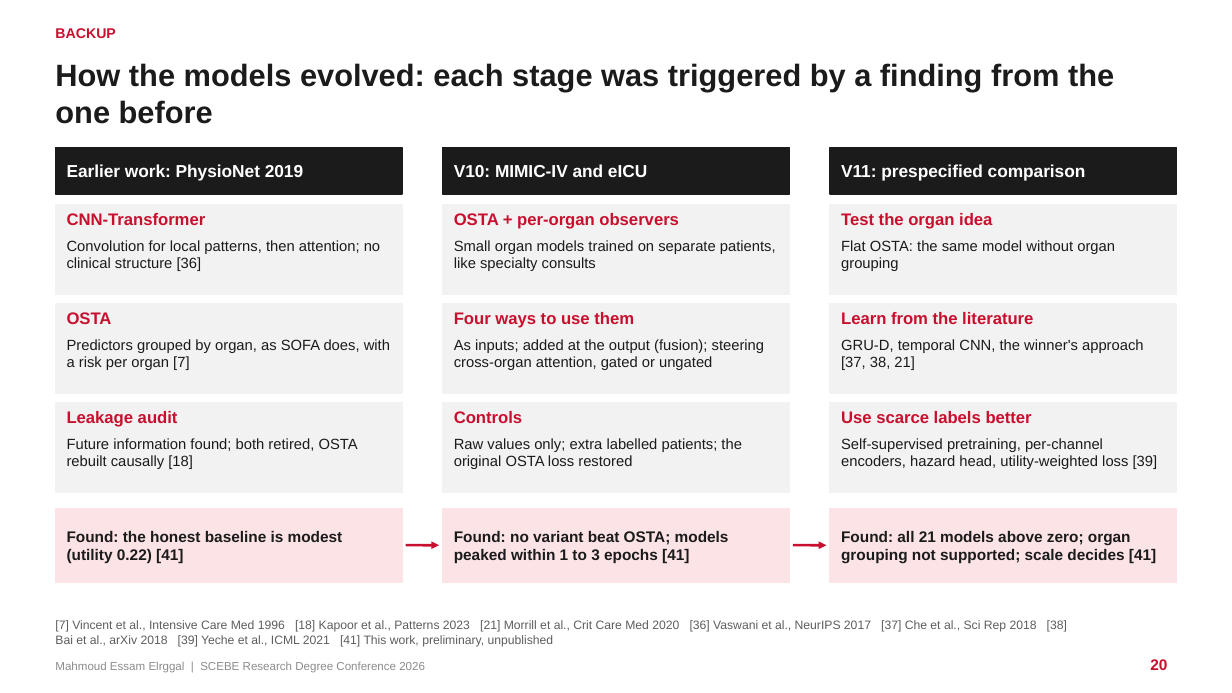
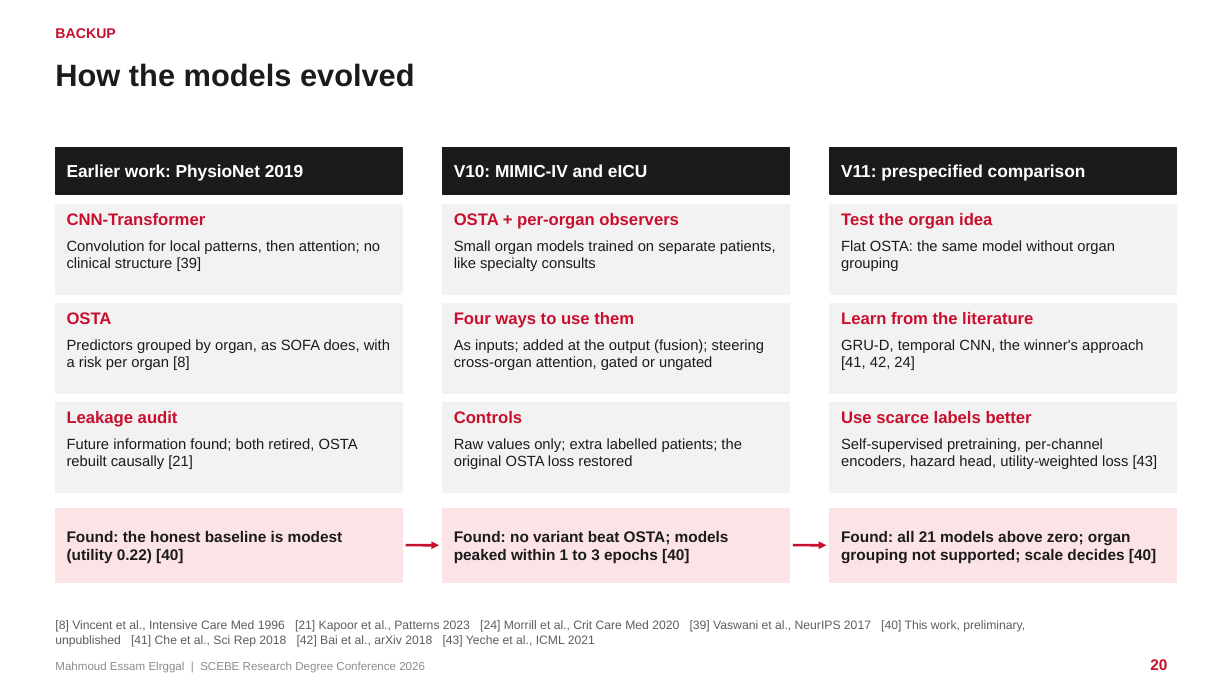
Before and after one commit to mahmoudddj/datasciencecoursera1, a slide deck: slide 20 of dev/presentation/Elrggal_Mahmoud_SCEBE2026.pptx. Drawn at 1232x693 pixels with LibreOffice and Linux fonts; fonts in the diff are those of the drawing. Boxes give left, top, right and bottom in pixels: in the first picture for what was removed or moved away, otherwise in the second. Text is boxed around its words. In the diff, an @@ line names an element or a change of style, - is before the commit and + after.

```diff
--- a/dev/presentation/Elrggal_Mahmoud_SCEBE2026.pptx
+++ b/dev/presentation/Elrggal_Mahmoud_SCEBE2026.pptx
@@ title at [55,63,415,87]: text changed @@
-How the models evolved: each stage was triggered by a finding from the one before
+How the models evolved
@@ text at [67,240,380,271]: text changed @@
-Convolution for local patterns, then attention; no clinical structure [36]
+Convolution for local patterns, then attention; no clinical structure [39]
@@ text at [67,339,390,370]: text changed @@
-Predictors grouped by organ, as SOFA does, with a risk per organ [7]
+Predictors grouped by organ, as SOFA does, with a risk per organ [8]
@@ text at [841,339,1144,370]: text changed @@
-GRU-D, temporal CNN, the winner's approach [37, 38, 21]
+GRU-D, temporal CNN, the winner's approach [41, 42, 24]
@@ text at [67,438,358,469]: text changed @@
-Future information found; both retired, OSTA rebuilt causally [18]
+Future information found; both retired, OSTA rebuilt causally [21]
@@ text at [841,438,1158,469]: text changed @@
-Self-supervised pretraining, per-channel encoders, hazard head, utility-weighted loss [39]
+Self-supervised pretraining, per-channel encoders, hazard head, utility-weighted loss [43]
@@ text at [67,531,343,564]: text changed @@
-Found: the honest baseline is modest (utility 0.22) [41]
+Found: the honest baseline is modest (utility 0.22) [40]
@@ text at [454,531,729,564]: text changed @@
-Found: no variant beat OSTA; models peaked within 1 to 3 epochs [41]
+Found: no variant beat OSTA; models peaked within 1 to 3 epochs [40]
@@ text at [841,531,1156,564]: text changed @@
-Found: all 21 models above zero; organ grouping not supported; scale decides [41]
+Found: all 21 models above zero; organ grouping not supported; scale decides [40]
@@ text at [55,620,1025,647]: text changed @@
-[7] Vincent et al., Intensive Care Med 1996 [18] Kapoor et al., Patterns 2023 [21] Morrill et al., Crit Care Med 2020 [36] Vaswani et al., NeurIPS 2017 [37] Che et al., Sci Rep 2018 [38] Bai et al., arXiv 2018 [39] Yeche et al., ICML 2021 [41] This work, preliminary, unpublished
+[8] Vincent et al., Intensive Care Med 1996 [21] Kapoor et al., Patterns 2023 [24] Morrill et al., Crit Care Med 2020 [39] Vaswani et al., NeurIPS 2017 [40] This work, preliminary, unpublished [41] Che et al., Sci Rep 2018 [42] Bai et al., arXiv 2018 [43] Yeche et al., ICML 2021
```
Also in this commit, not shown: 24 other slides changed, 3 slides added, 1 slide removed, 3 other files.
